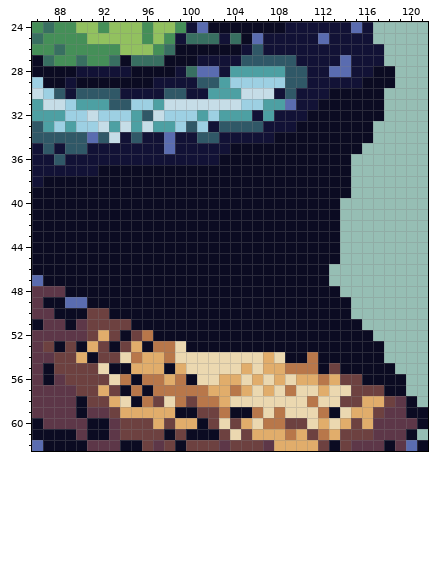
One commit to this pixel-art file: assets/worldmap/world_map.aseprite. The picture above is the old version.
123x99 pixels, 1 frame. Shown: x 86..121, y 24..62.
New version:
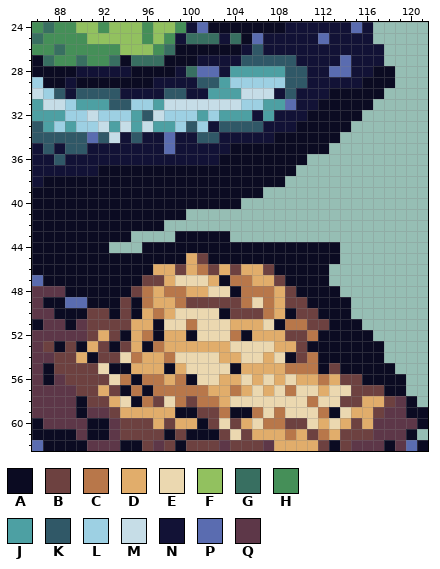
Palette (. is transparent): A #0b0b22  B #6d4140  C #b8774a  D #e1ad6b  E #ebd8b0  F #92c15f  G #386f61  H #458f58  J #4da0a3  K #305867  L #9dd0e3  M #c6dde7  N #121236  P #5a6cb0  Q #5d3748
The edit:
The edit turns colour E into colour A in row 55 at x 104.
The edit turns colour A into colour B in row 45 at x 101; in row 46 at x 99, 102, 104 and 107; in row 47 at x 96 to 97 and 108; in row 48 at x 95 and 109; in row 49 at x 94, 100 to 104 and 109 to 110; in row 50 at x 94, 104 to 106 and 110 to 111.
The edit turns colour A into colour B in row 51 at x 111 to 112; in row 52 at x 109 to 110; in rows 53 to 54 at x 110.
The edit turns colour A into colour C in row 46 at x 101; in row 47 at x 104 to 105; in row 48 at x 96, 98 to 99 and 105 to 107; in row 49 at x 96, 99, 105 and 107; in row 50 at x 97 and 107; in row 51 at x 100 and 109 to 110.
The edit turns colour A into colour C in row 52 at x 104 and 111.
The edit turns colour A into colour D in row 45 at x 100; in row 46 at x 97 to 98, 100, 103 and 105 to 106; in row 47 at x 98, 102 and 106 to 107; in row 48 at x 97, 100 to 101 and 108; in row 49 at x 97 to 98 and 108; in row 50 at x 96, 98 and 108.
The edit turns colour A into colour D in row 51 at x 95 to 96 and 104 to 106; in row 52 at x 98 to 99 and 106 to 108; in row 53 at x 100 to 103 and 108 to 109.
The edit turns colour B into colour D in row 52 at x 95.
The edit turns colour C into colour D in row 53 at x 98.
The edit turns colour E into colour D in row 53 at x 99; in row 54 at x 103 to 104; in row 55 at x 106.
The edit turns colour A into colour E in row 47 at x 99 to 101; in row 48 at x 102 to 103; in row 49 at x 106; in row 50 at x 99 to 102; in row 51 at x 98 to 99, 101 to 103 and 107; in row 52 at x 101 to 103.
The edit turns colour A into colour E in row 53 at x 104 to 107.
Colour A is gone in row 31 at x 117; in row 32 at x 116 to 117; in row 33 at x 115 to 116; in row 34 at x 114 to 116; in row 35 at x 113 to 115; in row 36 at x 111 to 114.
Colour A is gone in row 37 at x 110 to 114; in row 38 at x 109 to 114; in row 39 at x 107 to 114; in row 40 at x 105 to 113; in row 41 at x 100 to 113; in row 42 at x 98 to 113.
Colour A is gone in row 43 at x 95 to 98 and 104 to 113; in row 44 at x 93 to 95.
Where, in picture pixels (left, top, right, bottom), the same in both pictures:
changed: (109, 99, 384, 374)
